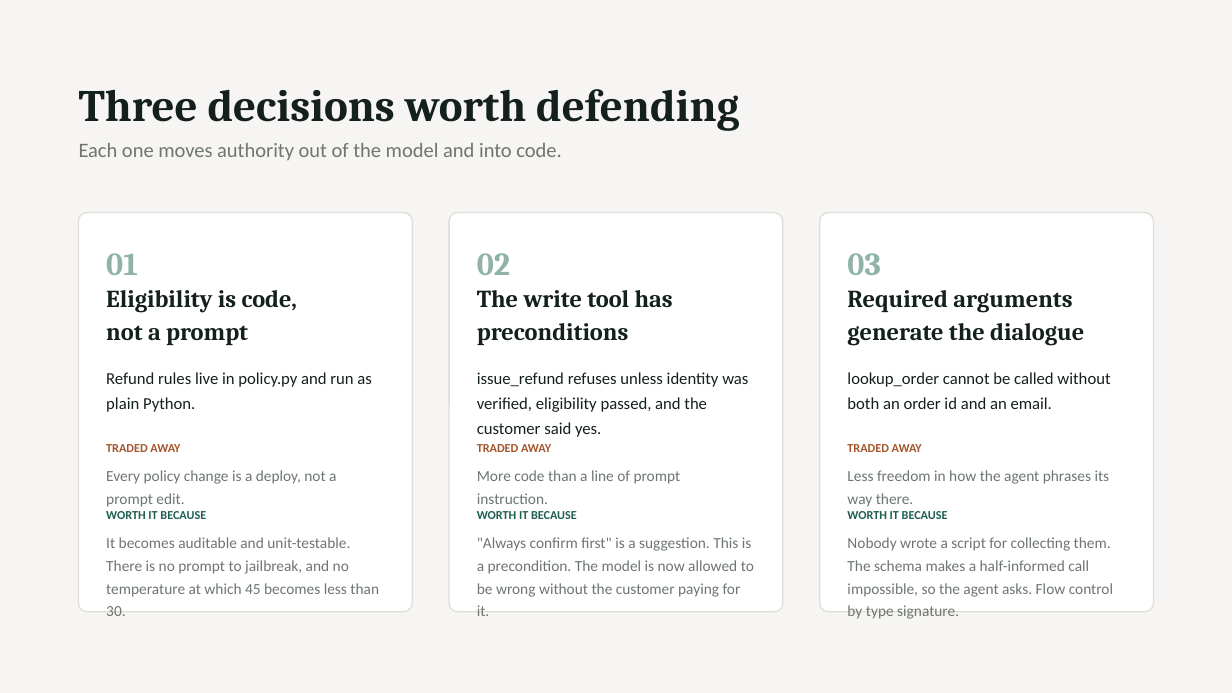
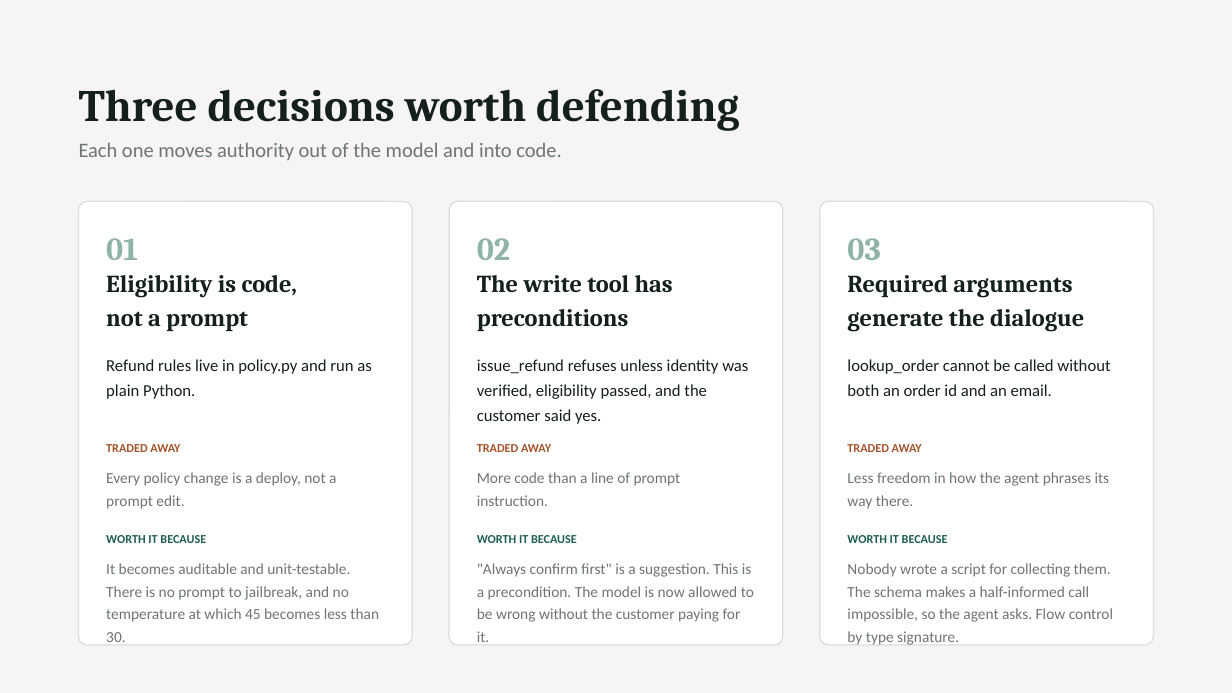
Before and after one commit to Seyfu42/bookly-support-agent, a slide deck: slide 3 of deck/bookly-agent-deck.pptx. Drawn at 1232x693 pixels with LibreOffice and Linux fonts; fonts in the diff are those of the drawing. Boxes give left, top, right and bottom in pixels: in the first picture for what was removed or moved away, otherwise in the second. Text is boxed around its words. In the diff, an @@ line names an element or a change of style, - is before the commit and + after.

```diff
--- a/deck/bookly-agent-deck.pptx
+++ b/deck/bookly-agent-deck.pptx
@@ rounded rectangle resized from (x1=79, y1=213, x2=412, y2=612) to (x1=79, y1=201, x2=412, y2=645) @@
@@ rounded rectangle resized from (x1=449, y1=213, x2=783, y2=612) to (x1=449, y1=201, x2=783, y2=645) @@
@@ rounded rectangle resized from (x1=820, y1=213, x2=1153, y2=612) to (x1=820, y1=201, x2=1153, y2=645) @@
@@ 6 texts moved together from (x1=106, y1=253, x2=1084, y2=346) to (x1=106, y1=238, x2=1084, y2=331) @@
@@ text "Refund rules live in policy.py ..." moved from (x1=106, y1=372, x2=372, y2=412) to (x1=106, y1=359, x2=372, y2=399) @@
@@ text "issue_refund refuses unless identity was ..." moved from (x1=477, y1=372, x2=748, y2=437) to (x1=477, y1=359, x2=748, y2=424) @@
@@ text "lookup_order cannot be called without ..." moved from (x1=847, y1=372, x2=1110, y2=409) to (x1=847, y1=359, x2=1110, y2=396) @@
@@ 6 texts moved together from (x1=106, y1=511, x2=1113, y2=619) to (x1=106, y1=535, x2=1113, y2=645) @@
```
Also in this commit, not shown: 1 other file.
